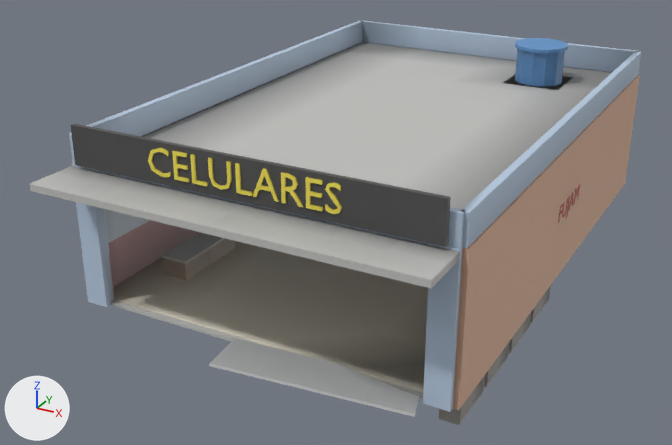
The glTF model jogo/assets/ruinas/sobrado_12.glb, before and after one commit.
The view is the same before and after, from a 50 mm lens placed at (8.61, -18.47, 9.19), pointed at (-0.66, -1.61, 0.75). The lights are fixed; the arrows at lower left show +X, +Y and +Z. The older version comes first. Objects named as collision shapes, trigger or cutter boxes, shadow casters or lower levels of detail are left out. Where no turn or scale is listed for an object, it has been applied to the vertices. Vertices at exactly the same position are counted once.

In view in the first picture: 'balcao_loja', 'dentro', 'detalhe', 'ext', 'longe'.
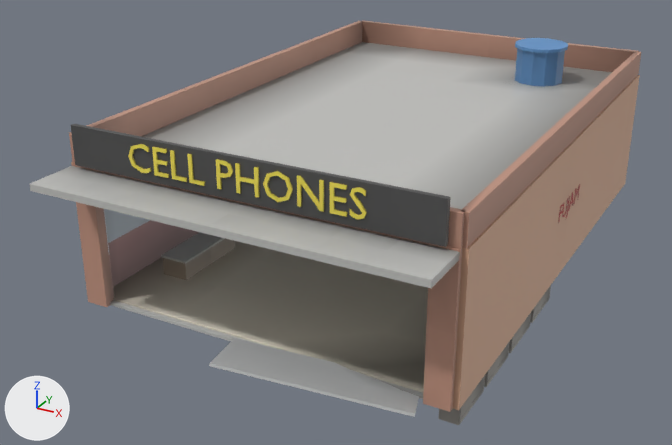
Where the newer file only moved an object's origin or applied its transform, the numbers keep the older frame.

The change, as a list of edits to the scene's bpy script:
```text
Add mat_tijolo:
    mat_tijolo = bpy.data.materials.new('tijolo')
    # nodes: BsdfPrincipled, Mix, OutputMaterial, VertexColor
    # colours: beige #c49581, mixed with the vertex colours
Change me_icosphere:
    used by ob_detalhe; location = (0.34, 1.55, 0.06)
    remove me_icosphere.from_pydata(...)  # 898 vertices, 1706 faces; spans x -2.51..3.79, y -7.8..4.57, z -0.14..3.87
    add me_icosphere.from_pydata(...)  # 640 vertices, 1218 faces; spans x -2.51..3.79, y -2.3..4.57, z -0.14..3.87
    me_icosphere part 1: 9 loose pieces with 258 vertices, spanning x -2.31..1.65, y -7.8..-7.75, z 3.15..3.7, are deleted
    remove me_icosphere.materials.append(mat_letra_amarela)
Change me_p_003:
    where me_p_003.from_pydata(...)  # 214 vertices, 392 faces; spans x -8.11..0.11, y -6.11..6.11, z -1.5..1.5
    used by ob_ext; location = (4.0, 0.0, 1.5)
    me_p_003 part 2: all 184 faces that had it switch from mat_reboco_azul to mat_tijolo
Change me_marquise:
    used by ob_longe; location = (0.0, -6.6, 2.9)
    remove me_marquise.from_pydata(...)  # 394 vertices, 748 faces; spans x -4.08..4.08, y -1.25..12.68, z -3.1..0.95
    add me_marquise.from_pydata(...)  # 654 vertices, 1236 faces; spans x -4.08..4.08, y -1.25..12.68, z -3.1..0.95
    me_marquise part 3
    130 vertices are added at x -2.42..2.44, y 0.36, z 0.31..0.86
    130 new vertices lie (0.0, 0.05, 0.0) away from vertices in x -2.42..2.44, y 0.36, z 0.31..0.86
    488 new faces join them, mat_letra_amarela
    me_marquise part 4: 208 faces spanning x -4.08..4.08, y 0.52..12.68, z 0.1..0.7 switch from mat_reboco_azul to mat_tijolo
    add me_marquise.materials.append(mat_letra_amarela)
```

Where the change shows, as pixel boxes (x1, y1, x2, y2) in the pictures (672 x 445 px):
part 1 of me_icosphere, deleted: before (148, 148, 342, 214)
part 2 of me_p_003, recoloured: before (71, 42, 604, 412); after (71, 57, 489, 412)
part 3 of me_marquise, added: after (128, 144, 367, 219)
part 4 of me_marquise, recoloured: (69, 20, 641, 249) in both
